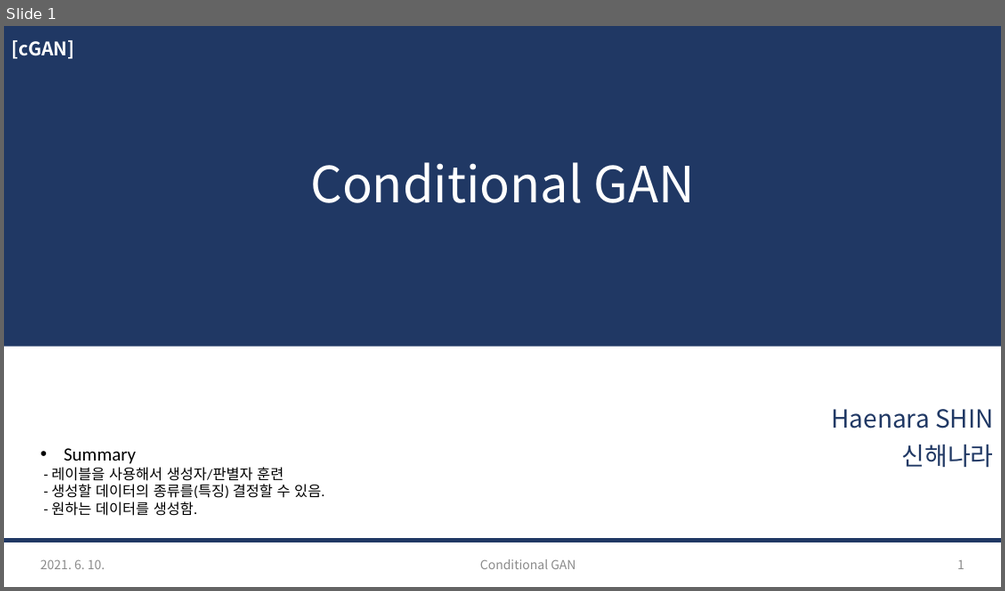
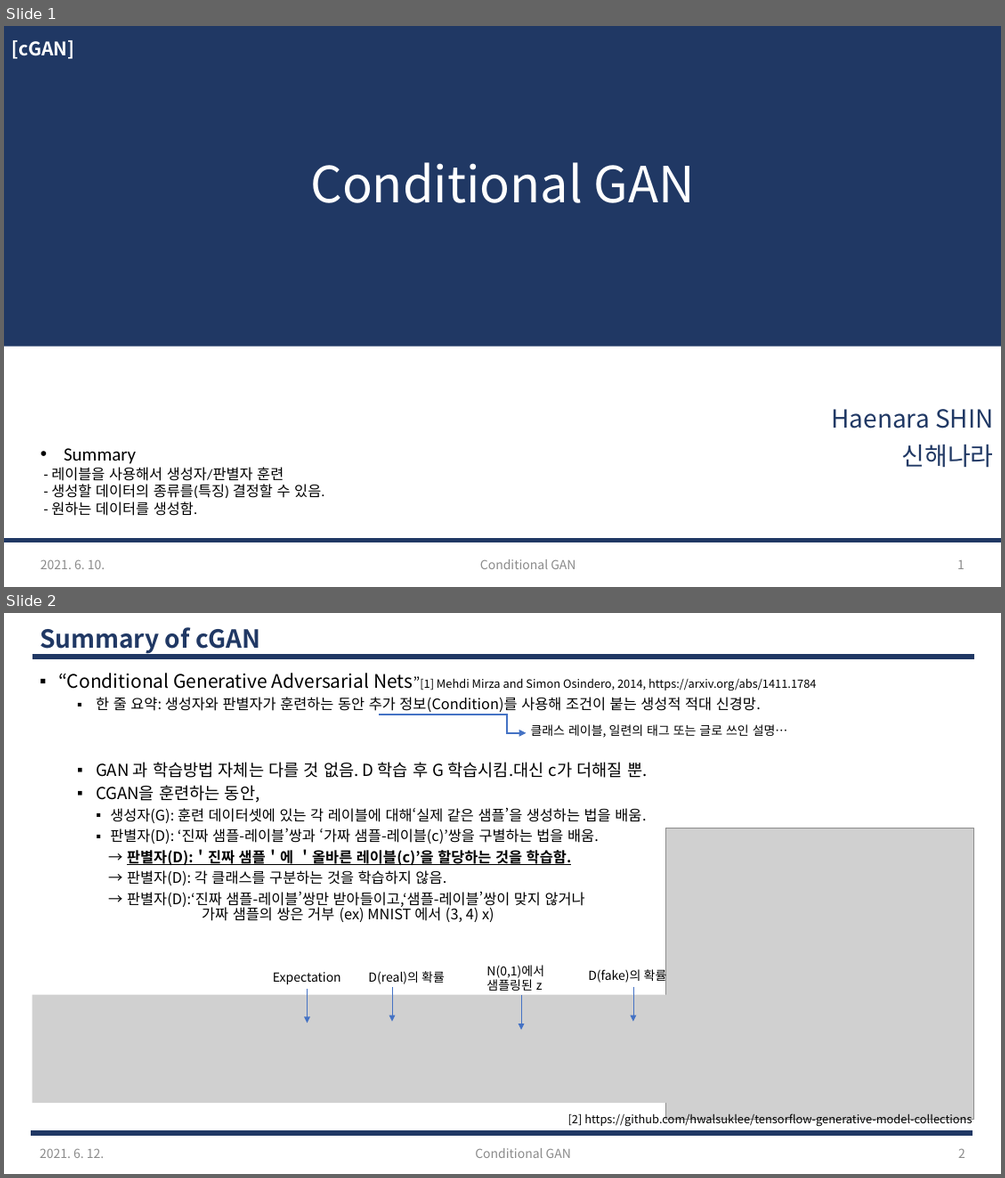
Before and after one commit to haenara-shin/GAN_Project, a slide deck: PPT/Nara/GAN-Project_cGAN_210614.pptx. Shown one above the other, each under a label of ours: slide 1 before the commit, slides 1 and 2 after it. The pictures are 1005x591 and 1005x1178 pixels, drawn with LibreOffice and Linux fonts; fonts in the diff are those of the drawing; grey boxes stand for pictures. Boxes give left, top, right and bottom in pixels: in the first picture for what was removed or moved away, otherwise in the second. Text is boxed around its words. In the diff, an @@ line names an element or a change of style, - is before the commit and + after.

```diff
--- a/PPT/Nara/GAN-Project_cGAN_210614.pptx
+++ b/PPT/Nara/GAN-Project_cGAN_210614.pptx
@@ slide 2 added at [4, 613, 1001, 1174], background #FFFFFF @@
@@ title added at [40, 627, 261, 655], 24 pt, text #203864, bold @@
+Summary of cGAN
@@ line added from (32, 657) to (974, 657), #203864 4.5 pt @@
@@ text added at [58, 673, 816, 922], 14 pt, text #000000 @@
+▪ “Conditional Generative Adversarial Nets”[1] Mehdi Mirza and Simon Osindero, 2014, https://arxiv.org/abs/1411.1784
+  ▪ 한 줄 요약: 생성자와 판별자가 훈련하는 동안 추가 정보(Condition)를 사용해 조건이 붙는 생성적 적대 신경망.
+  ▪ GAN 과 학습방법 자체는 다를 것 없음. D 학습 후 G 학습시킴.대신 c가 더해질 뿐.
+  ▪ CGAN을 훈련하는 동안,
+    ▪ 생성자(G): 훈련 데이터셋에 있는 각 레이블에 대해‘실제 같은 샘플’을 생성하는 법을 배움.
+    ▪ 판별자(D): ‘진짜 샘플-레이블’쌍과 ‘가짜 샘플-레이블(c)’쌍을 구별하는 법을 배움.
+    → 판별자(D):＇진짜 샘플＇에 ＇올바른 레이블(c)’을 할당하는 것을 학습함.
+    → 판별자(D): 각 클래스를 구분하는 것을 학습하지 않음.
+    → 판별자(D):‘진짜 샘플-레이블’쌍만 받아들이고,‘샘플-레이블’쌍이 맞지 않거나
+    가짜 샘플의 쌍은 거부 (ex) MNIST 에서 (3, 4) x)
@@ elbow arrow added from (379, 714) to (526, 733), #4472C4 2.25 pt @@
@@ text added at [531, 724, 788, 738], 12 pt, text #000000 @@
+클래스 레이블, 일련의 태그 또는 글로 쓰인 설명…
@@ picture added at [666, 828, 974, 1119] @@
@@ text added at [273, 972, 341, 985], 12 pt, text #000000 @@
+Expectation
@@ text added at [368, 971, 445, 984], 12 pt, text #000000 @@
+D(real)의 확률
@@ text added at [486, 965, 544, 990], 12 pt, text #000000 @@
+N(0,1)에서 샘플링된 z
@@ text added at [588, 967, 667, 983], 12 pt, text #000000 @@
+D(fake)의 확률
@@ picture added at [32, 995, 744, 1103] @@
@@ arrow added from (307, 989) to (307, 1022), #4472C4 0.5 pt @@
@@ arrow added from (392, 987) to (392, 1022), #4472C4 0.5 pt @@
@@ arrow added from (521, 995) to (521, 1030), #4472C4 0.5 pt @@
@@ arrow added from (633, 987) to (633, 1022), #4472C4 0.5 pt @@
@@ text added at [568, 1111, 971, 1127], 11 pt, text #000000 @@
+[2] https://github.com/hwalsuklee/tensorflow-generative-model-collections
@@ line added from (31, 1133) to (973, 1133), #203864 4.5 pt @@
@@ text added at [40, 1148, 104, 1158], 12 pt, text #8C8C8C @@
+2021. 6. 12.
@@ text added at [475, 1148, 571, 1158], 12 pt, text #8C8C8C @@
+Conditional GAN
@@ page number added at [958, 1148, 965, 1158], 12 pt, text #8C8C8C @@
+2
```
Also in this commit, not shown: 2 other slides added, 8 slides removed, 3 other files.
